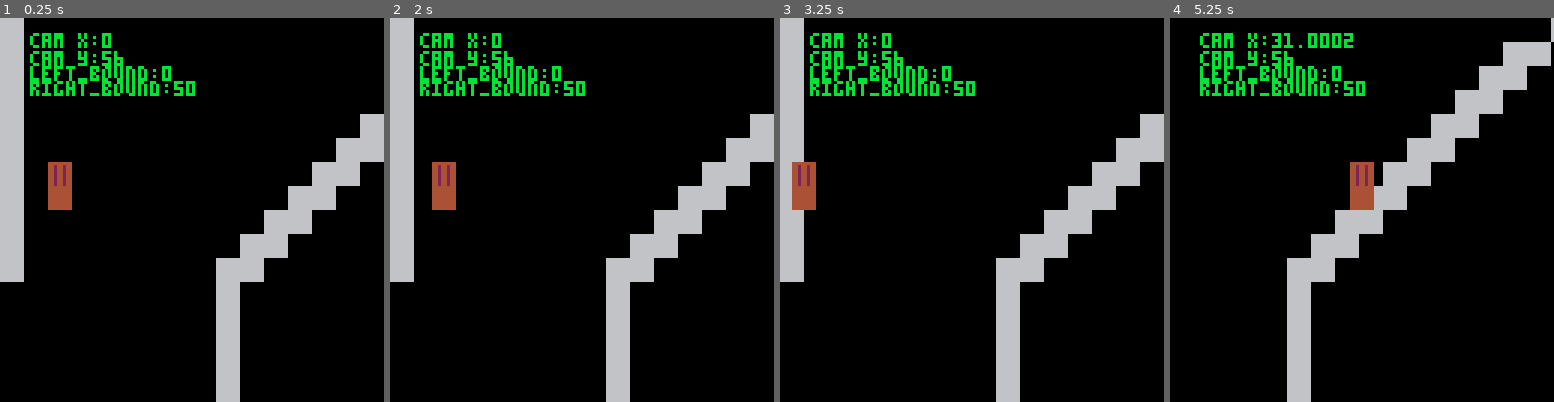
Above: before the commit, frames 1-4 (left to right).
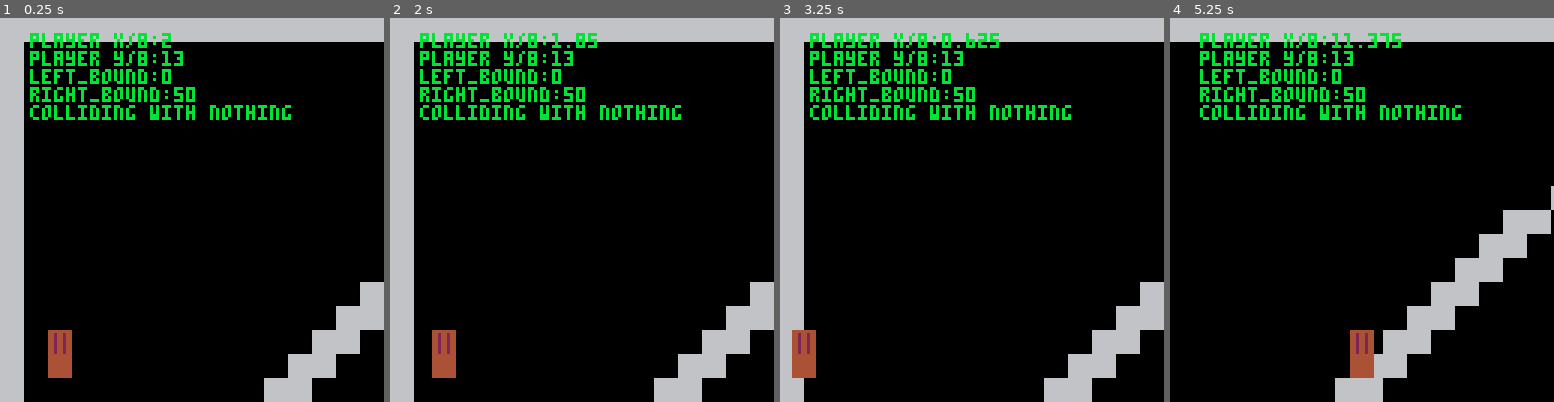
Above: after the commit, the same moments.

Repository: DiegoArmando/gbgj-08-22
Game: PICO-8 cartridge gbgj_8_22.p8
The game is run twice, just before and just after one commit, with the same random seed, the same clock (stepped at 60 frames per second) and the same inputs.
Inputs:
- Up to frame 1 (0.25 s): no input
- Up to frame 2 (2 s): tap O (Z key) at 0.33, 0.7, 1.43 s; tap X (X key) at 1.07 s; hold Left from 1.97 s (still down)
- Up to frame 3 (3.25 s): tap X (X key) every 0.33 s from 2.07 to 3.07 s; tap O (Z key) at 2.22, 3.1 s; release Left at 2.37 s; hold Down 2.42-2.82 s; hold Right from 2.87 s (still down)
- Up to frame 4 (5.25 s): tap X (X key) every 0.33 s from 3.4 to 5.07 s; release Right at 3.53 s; hold Up 3.58-4.08 s; tap O (Z key) at 3.98, 4.87 s; hold Right 4.13-4.53 s; hold Down 4.58-5.08 s; hold Left from 5.13 s (still down)

The runs differ from the first frame. In frame 1, 23% of the frame differs, in the area x 0-100%, y 0-100%; in frame 2, 23%; in frame 3, 23%; in frame 4, 26%.

Commit message:
Speech bubble stuff

Diff:
--- a/gbgj_8_22.p8
+++ b/gbgj_8_22.p8
@@ -8,6 +8,7 @@
 player.x = 16
 player.speed_x = 0
 player.y = 104
+player.interactable = "nothing"
 
 cam_x = 0
 cam_y = 0
@@ -25,13 +26,17 @@
 -- Trigger format:
 -- Upper Left Tile X,Y, Lower Right tile X,Y, Target Room, Target X, Target Y
 rooms[1] = { {13,9,15,14,2,33,13} }
---rooms[0].spawn =
 rooms[2] = { {29,9,31,4,1}, {48,9,50,14,3} }
 rooms[3] = { {58,9,60,14,2}}
 
 room_cam_bounds = {}
 room_cam_bounds[1] = {0,50}
-room_cam_bounds[2] = {224,274}
+room_cam_bounds[2] = {224,292}
+
+-- Interactables are single tiles that do something when you touch them:
+interactables = {}
+interactables["hingus"] = {4, 14}
+interactables["bingus"] = {36, 14}
 
 input_x = 0
 input_interact = false
@@ -101,6 +106,15 @@
 
 end
 
+function check_interactable()
+    for i,v in pairs(interactables) do
+        if player.x <= (v[1]*8)+8 and player.x+8 >= v[1]*8 and player.y <= (v[2]*8)+8 and player.y+16 >= v[2]*8 then
+            return i
+        end
+    end
+    return "nothing"
+end
+
 function _update60()
     -- running
 	update_input()
@@ -116,6 +130,8 @@
 
     player.x += player.speed_x
 
+    player.interactable = check_interactable()
+
     -- Check for room triggers
     for trigger in all(rooms[room_id]) do
         if player.x > (trigger[1] * 8) and
@@ -140,11 +156,13 @@
 
     camera(cam_x,cam_y)
 
-    print("cam x:"..cam_x, cam_x+10, cam_y+5, 11)
-	print("cam y:"..cam_y, cam_x+10, cam_y+11, 11)
-	print("left_bound:"..(rcb[room_id][1]), cam_x+10, cam_y+16, 11)
-	print("right_bound:"..(rcb[room_id][2]), cam_x+10, cam_y+21, 11)
+    print("player x/8:"..player.x/8, cam_x+10, cam_y+5, 11)
+	print("player y/8:"..player.y/8, cam_x+10, cam_y+11, 11)
+	print("left_bound:"..(rcb[room_id][1]), cam_x+10, cam_y+17, 11)
+	print("right_bound:"..(rcb[room_id][2]), cam_x+10, cam_y+23, 11)
+    print("colliding with "..player.interactable, cam_x+10, cam_y+29, 11)
     sspr(0,32,8,16,player.x,player.y)
+    if player.interactable != "nothing" then spr(32, player.x-8, player.y-8) end
 end
 
 function approach(x, target, max_delta)
@@ -152,7 +170,7 @@
 end
 
 function get_camera(left, right, top, bottom)
-	return min(max(left,player.x-60),right), min(max(top,player.y-48),bottom)
+	return min(max(left,player.x-60),right), min(max(top,player.y-128),bottom)
 end
 __gfx__
 0000000066666666aaaaaaaa00000000000000000000000000000000000000000000000000000000000000000000000000000000000000000000000000000000
@@ -170,14 +188,14 @@
 00000000000000000000000000011000411011000000000000000000000000000000000000000000888888889999999900000000bbbbbbbb0000000000000000
 00000000000000000000000000011000410001000000000000000000000000000000000000000000888888889999999900000000bbbbbbbb0000000000000000
 00000000000000000000000000044400400004440000000000000000000000000000000000000000888888889999999900000000bbbbbbbb0000000000000000
-00000000000000000000000000000000000000000000000000000000000000000000000000000000888888889999999900000000bbbbbbbb0000000000000000
-00000000000000000000000000000000000000000000000000000000000000000000000000000000000000000000000000000000000000000000000000000000
-00000000000000000000000000000000000000000000000000000000000000000000000000000000000000000000000000000000000000000000000000000000
-00000000000000000000000000000000000000000000000000000000000000000000000000000000000000000000000000000000000000000000000000000000
-00000000000000000000000000000000000000000000000000000000000000000000000000000000000000000000000000000000000000000000000000000000
-00000000000000000000000000000000000000000000000000000000000000000000000000000000000000000000000000000000000000000000000000000000
-00000000000000000000000000000000000000000000000000000000000000000000000000000000000000000000000000000000000000000000000000000000
-00000000000000000000000000000000000000000000000000000000000000000000000000000000000000000000000000000000000000000000000000000000
+00677700000000000000000000000000000000000000000000000000000000000000000000000000888888889999999900000000bbbbbbbb0000000000000000
+06711770000000000000000000000000000000000000000000000000000000000000000000000000000000000000000000000000000000000000000000000000
+67711777000000000000000000000000000000000000000000000000000000000000000000000000000000000000000000000000000000000000000000000000
+77711777000000000000000000000000000000000000000000000000000000000000000000000000000000000000000000000000000000000000000000000000
+77777777000000000000000000000000000000000000000000000000000000000000000000000000000000000000000000000000000000000000000000000000
+07711770000000000000000000000000000000000000000000000000000000000000000000000000000000000000000000000000000000000000000000000000
+00077700000000000000000000000000000000000000000000000000000000000000000000000000000000000000000000000000000000000000000000000000
+00000770000000000000000000000000000000000000000000000000000000000000000000000000000000000000000000000000000000000000000000000000
 00000000000000000000000000000000000000000000000000000000000000000000000000000000000000000000000000000000000000000000000000000000
 00000000000000000000000000000000000000000000000000000000000000000000000000000000000000000000000000000000000000000000000000000000
 00000000000000000000000000000000000000000000000000000000000000000000000000000000000000000000000000000000000000000000000000000000
